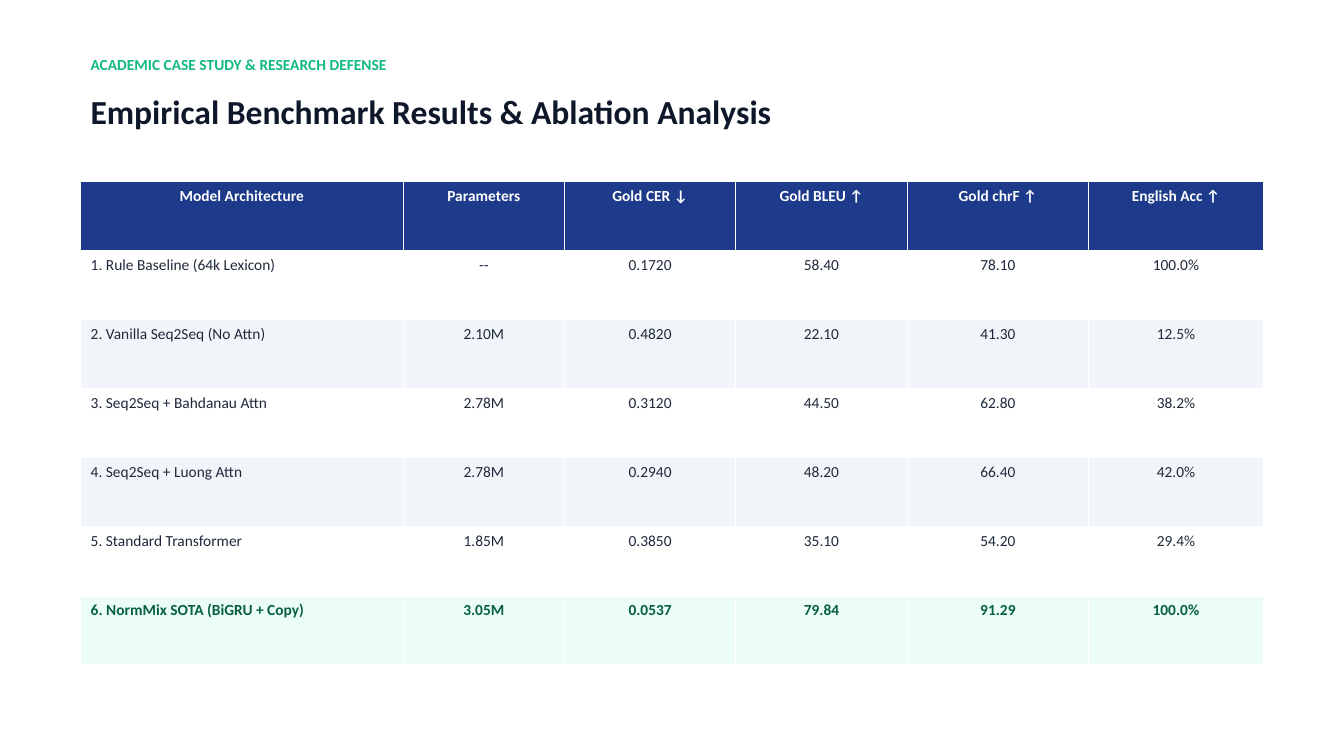
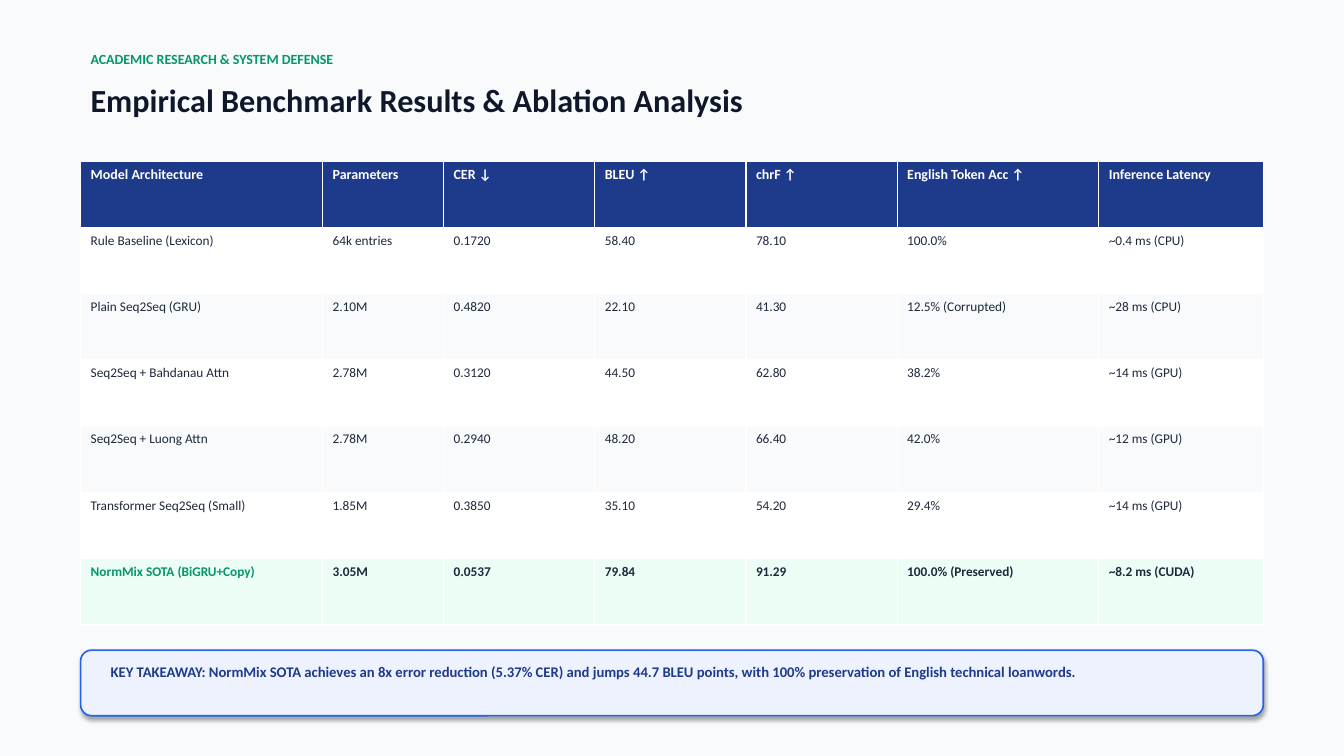
Before and after one commit to CHAITANYA-THURANGI/NormMix, a slide deck: slide 10 of docs/presentation.pptx (slide 9 before the commit). Drawn at 1344x756 pixels with LibreOffice and Linux fonts; fonts in the diff are those of the drawing. Boxes give left, top, right and bottom in pixels: in the first picture for what was removed or moved away, otherwise in the second. Text is boxed around its words. In the diff, an @@ line names an element or a change of style, - is before the commit and + after.

```diff
--- a/docs/presentation.pptx
+++ b/docs/presentation.pptx
@@ rectangle added at box(0, 0, 1344, 756), fill #F8FAFC @@
@@ text at box(91, 55, 333, 64): text changed; size 11 to 10 pt; text colour #10B981 to #059669 @@
-ACADEMIC CASE STUDY & RESEARCH DEFENSE
+ACADEMIC RESEARCH & SYSTEM DEFENSE
@@ text "Empirical Benchmark Results & Ablation ...": place and size @@
-text "Empirical Benchmark Results & Ablation ..." at box(91, 100, 771, 130)
+text "Empirical Benchmark Results & Ablation ..." at box(91, 89, 743, 117)
@@ text "Empirical Benchmark Results & Ablation ..." at box(91, 89, 743, 117): size 24 to 23 pt @@
@@ table at box(81, 161, 1263, 625) @@
-column 1: Model Architecture | 1. Rule Baseline (64k Lexicon) | 2. Vanilla Seq2Seq (No Attn) | 3. Seq2Seq + Bahdanau Attn | 4. Seq2Seq + Luong Attn | 5. Standard Transformer | 6. NormMix SOTA (BiGRU + Copy)
-column 2: Parameters | -- | 2.10M | 2.78M | 2.78M | 1.85M | 3.05M
-column 3: Gold CER ↓ | 0.1720 | 0.4820 | 0.3120 | 0.2940 | 0.3850 | 0.0537
-column 4: Gold BLEU ↑ | 58.40 | 22.10 | 44.50 | 48.20 | 35.10 | 79.84
-column 5: Gold chrF ↑ | 78.10 | 41.30 | 62.80 | 66.40 | 54.20 | 91.29
-column 6: English Acc ↑ | 100.0% | 12.5% | 38.2% | 42.0% | 29.4% | 100.0%
+column 1: Model Architecture | Rule Baseline (Lexicon) | Plain Seq2Seq (GRU) | Seq2Seq + Bahdanau Attn | Seq2Seq + Luong Attn | Transformer Seq2Seq (Small) | NormMix SOTA (BiGRU+Copy)
+column 2: Parameters | 64k entries | 2.10M | 2.78M | 2.78M | 1.85M | 3.05M
+column 3: CER ↓ | 0.1720 | 0.4820 | 0.3120 | 0.2940 | 0.3850 | 0.0537
+column 4: BLEU ↑ | 58.40 | 22.10 | 44.50 | 48.20 | 35.10 | 79.84
+column 5: chrF ↑ | 78.10 | 41.30 | 62.80 | 66.40 | 54.20 | 91.29
+column 6: English Token Acc ↑ | 100.0% | 12.5% (Corrupted) | 38.2% | 42.0% | 29.4% | 100.0% (Preserved)
+column 7: Inference Latency | ~0.4 ms (CPU) | ~28 ms (CPU) | ~14 ms (GPU) | ~12 ms (GPU) | ~14 ms (GPU) | ~8.2 ms (CUDA)
@@ table: place and size @@
-table at box(81, 181, 1263, 665)
+table at box(81, 161, 1263, 625)
@@ rounded rectangle added at box(81, 650, 1263, 716), fill #EEF2FF, outline #2563EB 1.2 pt @@
@@ text added at box(111, 666, 1076, 680), 10.5 pt, text #1E3A8A, bold @@
+KEY TAKEAWAY: NormMix SOTA achieves an 8x error reduction (5.37% CER) and jumps 44.7 BLEU points, with 100% preservation of English technical loanwords.
```
Also in this commit, not shown: 4 other slides changed, 9 slides added, 7 slides removed, 13 other files.
